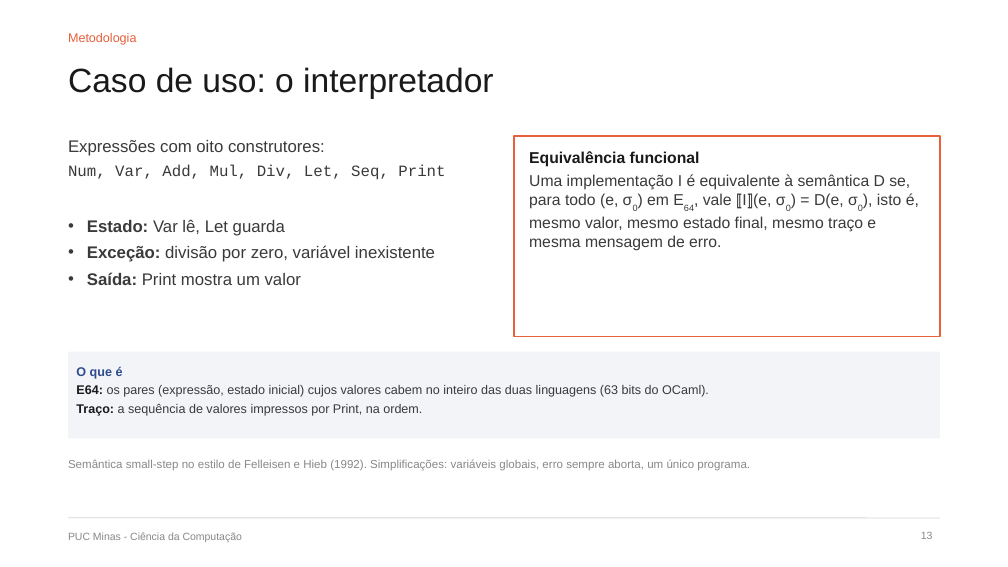
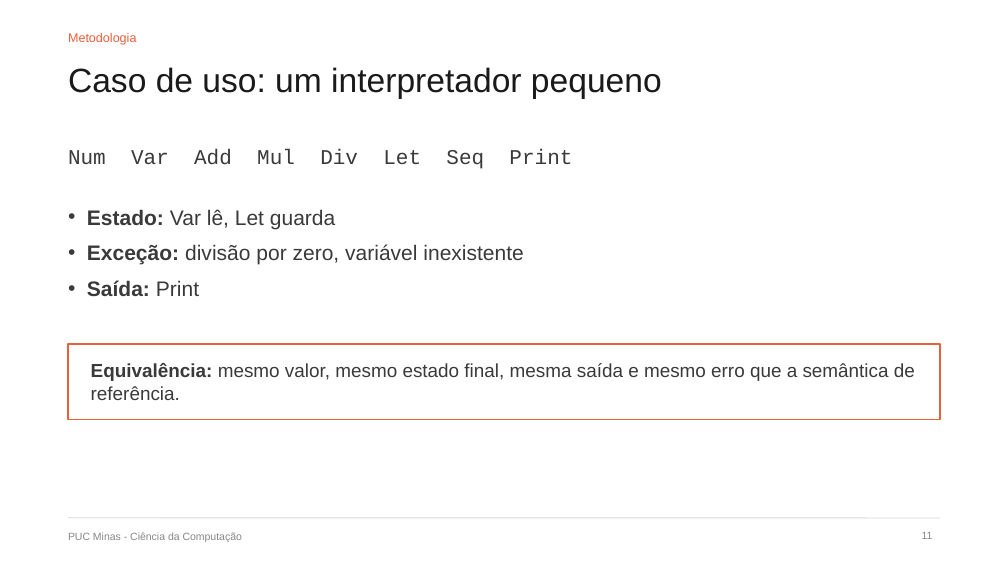
Before and after one commit to DiegoMarchioni/TCC, a slide deck: slide 11 of apresentacao/dissertacao/defesa.pptx (slide 13 before the commit). Drawn at 1008x567 pixels with LibreOffice and Linux fonts; fonts in the diff are those of the drawing. Boxes give left, top, right and bottom in pixels: in the first picture for what was removed or moved away, otherwise in the second. Text is boxed around its words. In the diff, an @@ line names an element or a change of style, - is before the commit and + after.

```diff
--- a/apresentacao/dissertacao/defesa.pptx
+++ b/apresentacao/dissertacao/defesa.pptx
@@ title at [68,67,662,99]: text changed @@
-Caso de uso: o interpretador
+Caso de uso: um interpretador pequeno
@@ text at [68,149,572,169]: text changed; size 15 to 20 pt @@
-Expressões com oito construtores:
-Num, Var, Add, Mul, Div, Let, Seq, Print
+Num Var Add Mul Div Let Seq Print
@@ text "Estado: Var lê, Let guarda": place and size @@
-text "Estado: Var lê, Let guarda" at [87,219,435,285]
+text "Estado: Var lê, Let guarda" at [87,209,523,296]
@@ text at [87,209,523,265]: size 16 to 20 pt in "Estado: Var lê, Let guarda", "Exceção: divisão por zero, variável inexistente"; more space between paragraphs @@
@@ text at [87,280,199,296]: text changed; size 16 to 20 pt; bold on @@
-• Saída: Print mostra um valor
+• Saída: Print
@@ rectangle: place and size @@
-rectangle at [514,136,940,337]
+rectangle at [68,344,940,420]
@@ rectangle removed at [68,352,940,439] @@
@@ text "Equivalência: mesmo valor, mesmo estado ..." at [91,363,915,400]: vertical alignment top to middle @@
@@ text removed at [76,367,709,416] @@
-O que é
-E64: os pares (expressão, estado inicial) cujos valores cabem no inteiro das duas linguagens (63 bits do OCaml).
-Traço: a sequência de valores impressos por Print, na ordem.
@@ text at [91,363,915,400]: text changed; size 15 to 18 pt @@
-Equivalência funcional
-Uma implementação I é equivalente à semântica D se, para todo (e, σ0) em E64, vale ⟦I⟧(e, σ0) = D(e, σ0), isto é, mesmo valor, mesmo estado final, mesmo traço e mesma mensagem de erro.
+Equivalência: mesmo valor, mesmo estado final, mesma saída e mesmo erro que a semântica de referência.
@@ text removed at [68,459,750,471] @@
-Semântica small-step no estilo de Felleisen e Hieb (1992). Simplificações: variáveis globais, erro sempre aborta, um único programa.
@@ page number at [922,532,933,539]: text changed @@
-13
+11
```
Also in this commit, not shown: 21 other slides changed, 3 slides added, 5 slides removed, 3 other files.
